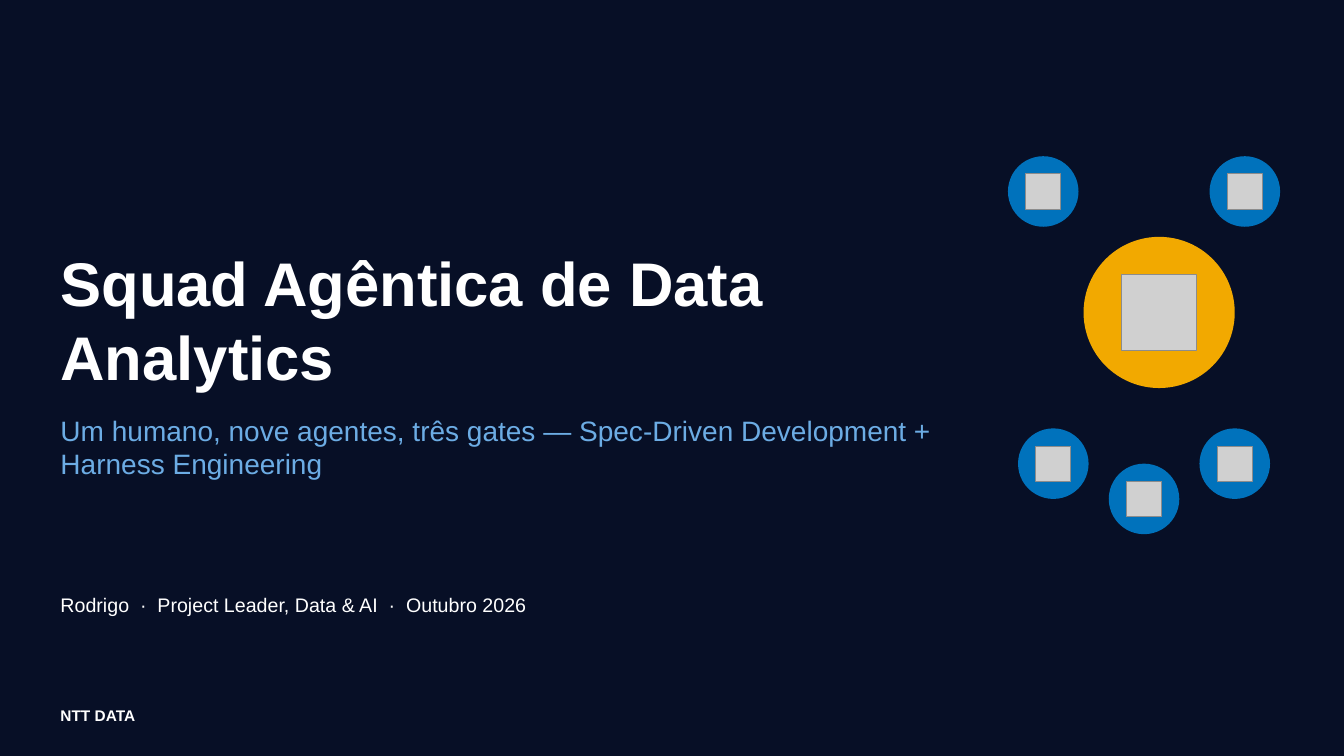
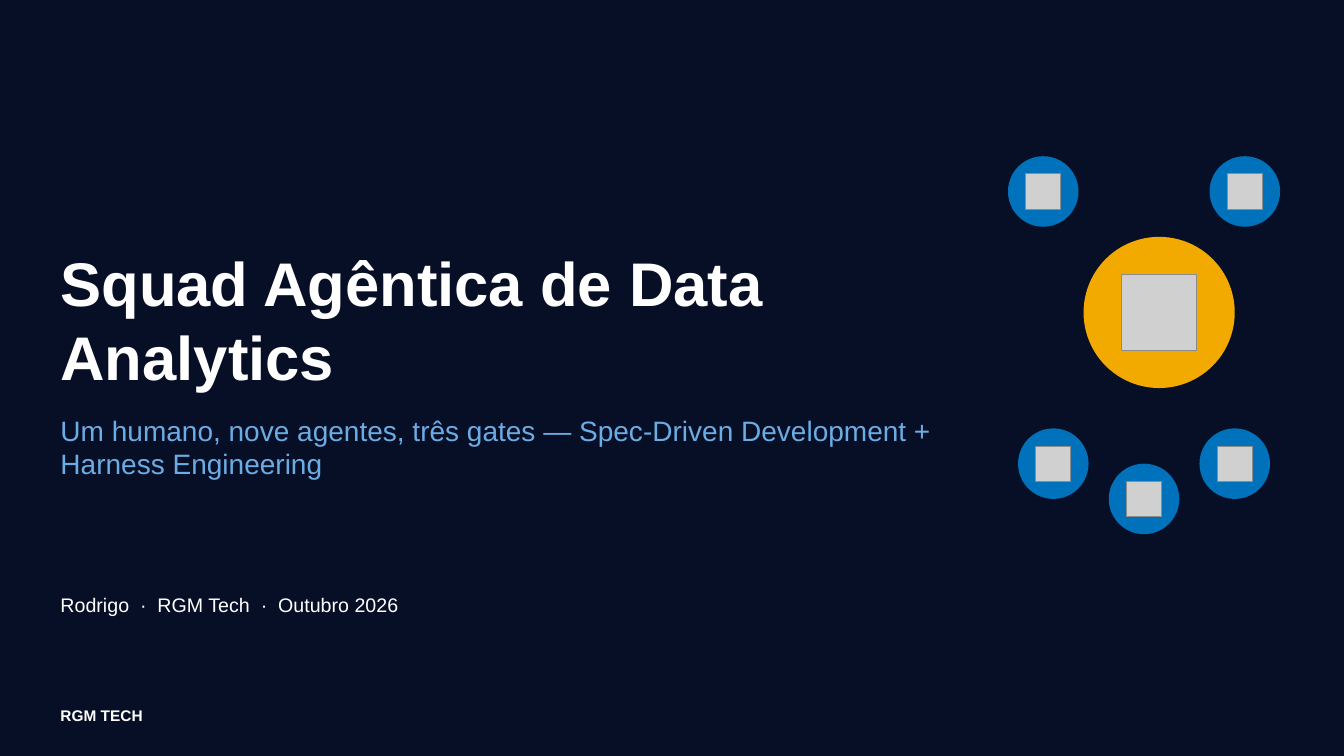
Before and after one commit to RGMThech/agentic-data-squad, a slide deck: slide 1 of docs/apresentacao/squad-agentica-data-analytics.pptx. Drawn at 1344x756 pixels with LibreOffice and Linux fonts; fonts in the diff are those of the drawing; grey boxes stand for pictures. Boxes give left, top, right and bottom in pixels: in the first picture for what was removed or moved away, otherwise in the second. Text is boxed around its words. In the diff, an @@ line names an element or a change of style, - is before the commit and + after.

```diff
--- a/docs/apresentacao/squad-agentica-data-analytics.pptx
+++ b/docs/apresentacao/squad-agentica-data-analytics.pptx
@@ text at [60,597,399,616]: text changed @@
-Rodrigo · Project Leader, Data & AI · Outubro 2026
+Rodrigo · RGM Tech · Outubro 2026
@@ text at [60,710,143,721]: text changed @@
-NTT DATA
+RGM TECH
```
Also in this commit, not shown: 11 other slides changed, 6 other files.
